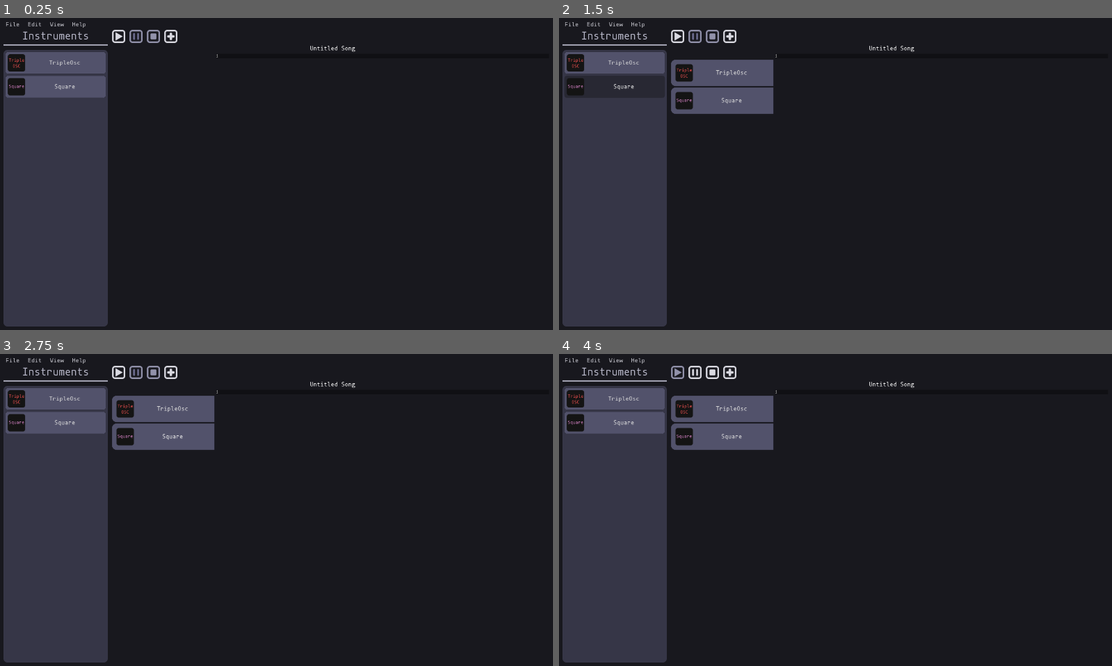
Above: before the commit, frames 1-4 (two rows, left to right).
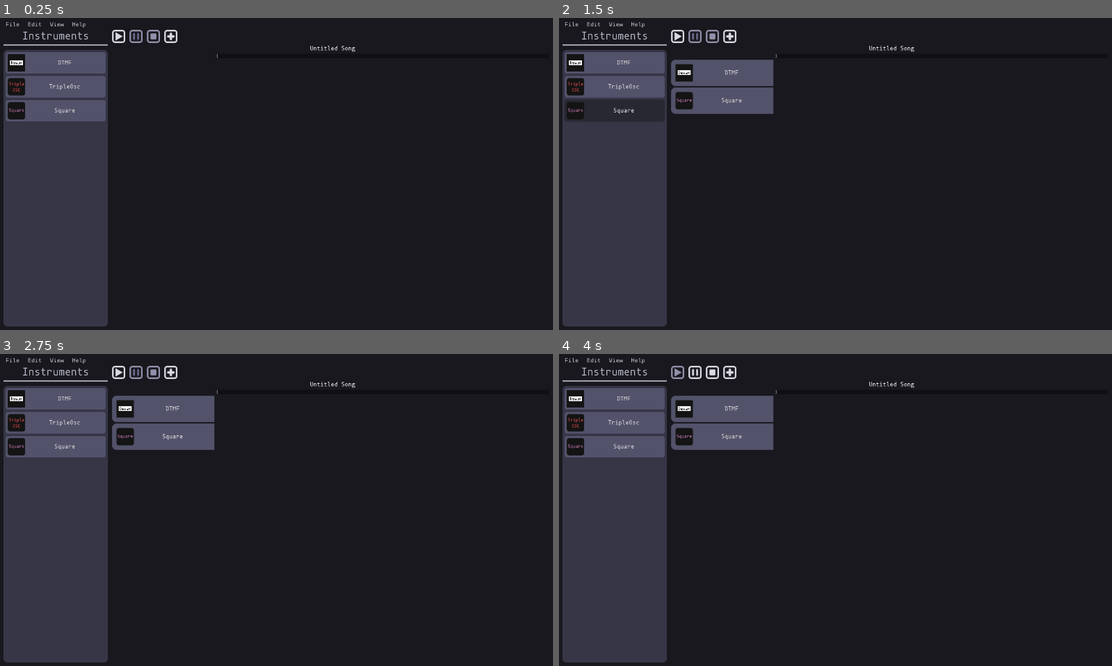
Above: after the commit, the same moments.

Repository: QuadCubedStudios/GoDAW
Game: Godot game, scene res://Main.tscn
Two runs of this game, one before a commit and one after it. Both use one fixed random seed, a clock stepped at 60 frames per second and the inputs below.
Inputs (mouse positions are in pixels of both pictures, inside the frame that each line leads up to):
- Up to frame 1 (0.25 s): no input
- Up to frame 2 (1.5 s): click (614, 61) at 0.5 s, where only the run after the commit has a clickable "DTMF"; click "Square" at 1.25 s
- Up to frame 3 (2.75 s): click "Square" at 2 s
- Up to frame 4 (4 s): click "TripleOsc" (after the commit: "DTMF") at 2.75 s; click (675, 372) at 3.5 s

The runs differ from the first frame. In frame 1, 1.4% of the frame differs, in the area x 1-20%, y 11-34%; in frame 2, 1.5%, in the area x 1-34%, y 11-33%; in frame 3, 1.5%; in frame 4, 1.5%.

Commit message:
Add a DTMF instrument
This showcases the capability of GoDAW's instrument API for having
instruments provide their own UI and way to play a given note. The note
data for this instrument is the key on a phone keypad

Diff:
--- /dev/null
+++ b/Instruments/DTMF/Instrument.tscn
@@ -0,0 +1,8 @@
+[gd_scene load_steps=2 format=2]
+
+[ext_resource path="res://Instruments/DTMF/instrument.gd" type="Script" id=1]
+
+[node name="DTMF" type="Node"]
+script = ExtResource( 1 )
+
+[node name="AudioStreamPlayer" type="AudioStreamPlayer" parent="."]
--- /dev/null
+++ b/Instruments/DTMF/instrument.gd
@@ -0,0 +1,66 @@
+extends Instrument
+
+# Taken from the DTMF Wikipedia article
+const FR1 = 697
+const FR2 = 770
+const FR3 = 852
+const FR4 = 941
+
+const FC1 = 1209
+const FC2 = 1336
+const FC3 = 1477
+const FC4 = 1633
+
+var DTMF_TONES = {
+	"1": [FR1, FC1],
+	"2": [FR1, FC2],
+	"3": [FR1, FC3],
+	"A": [FR1, FC4],
+
+	"4": [FR2, FC1],
+	"5": [FR2, FC2],
+	"6": [FR2, FC3],
+	"B": [FR2, FC4],
+
+	"7": [FR3, FC1],
+	"8": [FR3, FC2],
+	"9": [FR3, FC3],
+	"C": [FR3, FC4],
+
+	"*": [FR4, FC1],
+	"0": [FR4, FC2],
+	"#": [FR4, FC3],
+	"D": [FR4, FC4],
+}
+
+func _init().("DTMF"):
+	# Replace all tones with their corresponding samples
+	for tone in DTMF_TONES:
+		var data = PoolByteArray([])
+		var sample = AudioStreamSample.new()
+		sample.loop_mode = AudioStreamSample.LOOP_FORWARD
+		sample.loop_begin = 0
+		# TODO: This could be much shorter. Try to stop it at one cycle
+		sample.loop_end = sample.mix_rate
+
+		# TODO: This code is duplicated from Piano.gd. Make a utility method for
+		# sample generation
+		for t in sample.loop_end:
+			# Call waveform function at each sample interval
+			t = float(t) / sample.mix_rate
+			var amplitude = (
+				Waveforms.sine(t, DTMF_TONES[tone][0]) +
+				Waveforms.sine(t, DTMF_TONES[tone][1])
+			) / 2
+			# Store into sample buffer
+			data.append(127 * amplitude)
+
+		sample.data = data
+		DTMF_TONES[tone] = sample
+
+func play_note(note):
+	$AudioStreamPlayer.stream = DTMF_TONES[note.instrument_data]
+	$AudioStreamPlayer.play()
+	yield(get_tree().create_timer(note.duration), "timeout")
+
+	$AudioStreamPlayer.stop()
--- a/Main.gd
+++ b/Main.gd
@@ -22,26 +22,16 @@
 func _ready():
 	var song = SongSequence.new()
 	var track = Track.new()
-	var track2 = Track.new()
-	track.instrument = "Square"
-	track2.instrument = "Square"
+	track.instrument = "DTMF"
 	song.add_track(track)
-	song.add_track(track2)
-	for i in range(12):
-		var n = Note.new()
-		n.duration = 0.8
-		n.note_start = i
-		n.instrument_data = {
-			"key": 59+i
-		}
-		var n2 = Note.new()
-		n2.duration = 0.4
-		n2.note_start = i+0.4
-		n2.instrument_data = {
-			"key": 70+i
-		}
-		track.add_note(n)
-		track2.add_note(n2)
-		pass
+	var i = 0.0
+	# Number taken from https://en.wikipedia.org/wiki/Fictitious_telephone_number
+	for key in "1800160401":
+		var note = Note.new()
+		note.duration = 0.3
+		note.note_start = i
+		note.instrument_data = key
+		track.add_note(note)
+		i += 0.3
 
 	$Application/Main/SongEditor/Sequencer.sequence(song)
Not shown, added: Instruments/DTMF/Icon.png.import
